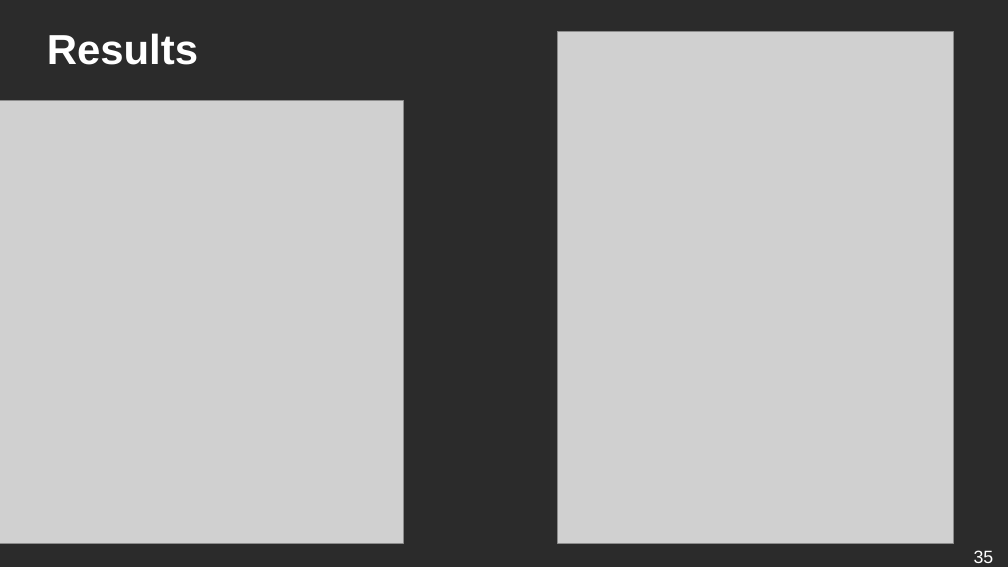
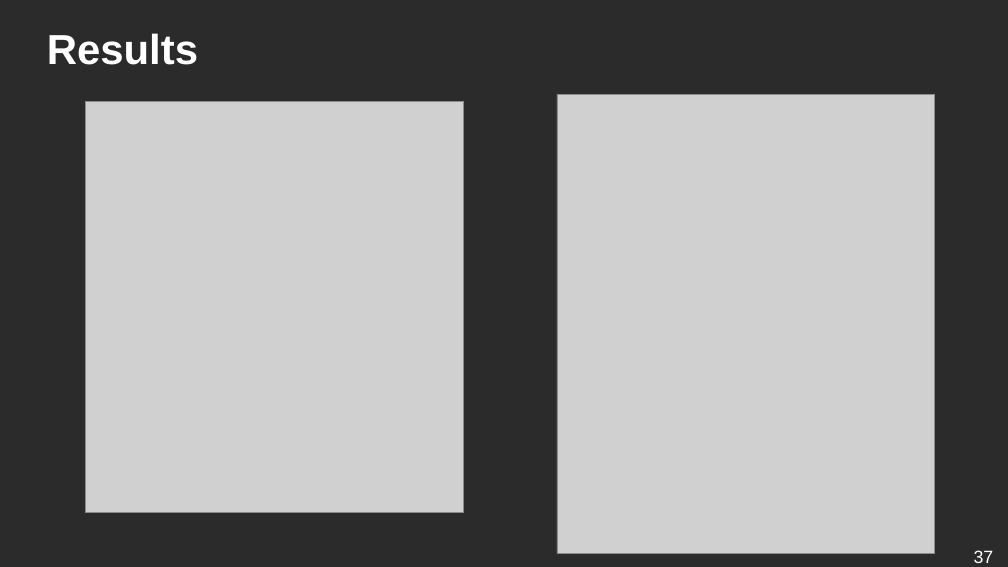
Before and after one commit to ufal/lsd, a slide deck: slide 37 of conferences/2019-blackbox-balustrades/presentation.odp (slide 35 before the commit). Drawn at 1008x567 pixels with LibreOffice and Linux fonts; fonts in the diff are those of the drawing; grey boxes stand for pictures; background and template pictures are left out; a plain dark background stands for a picture behind light text. Boxes give left, top, right and bottom in pixels: in the first picture for what was removed or moved away, otherwise in the second. Text is boxed around its words. In the diff, an @@ line names an element or a change of style, - is before the commit and + after.

```diff
--- a/conferences/2019-blackbox-balustrades/presentation.odp
+++ b/conferences/2019-blackbox-balustrades/presentation.odp
@@ picture resized from (x1=0, y1=101, x2=403, y2=544) to (x1=86, y1=102, x2=464, y2=513) @@
@@ picture resized from (x1=558, y1=32, x2=954, y2=544) to (x1=557, y1=94, x2=935, y2=553) @@
@@ page number at (x1=974, y1=550, x2=994, y2=563): text changed @@
-35
+37
```
Also in this commit, not shown: 5 other slides changed, 2 slides added, 2 other files.
